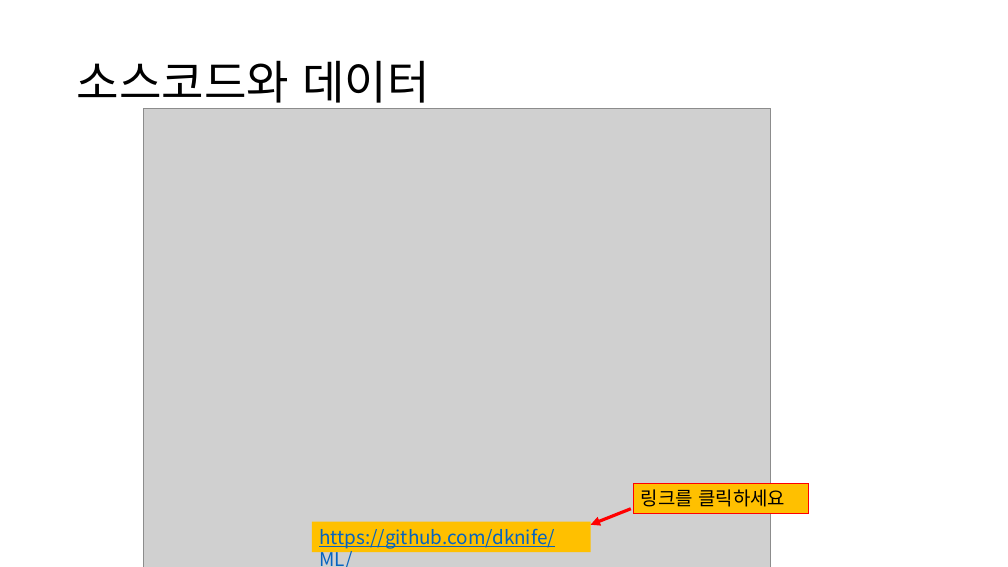
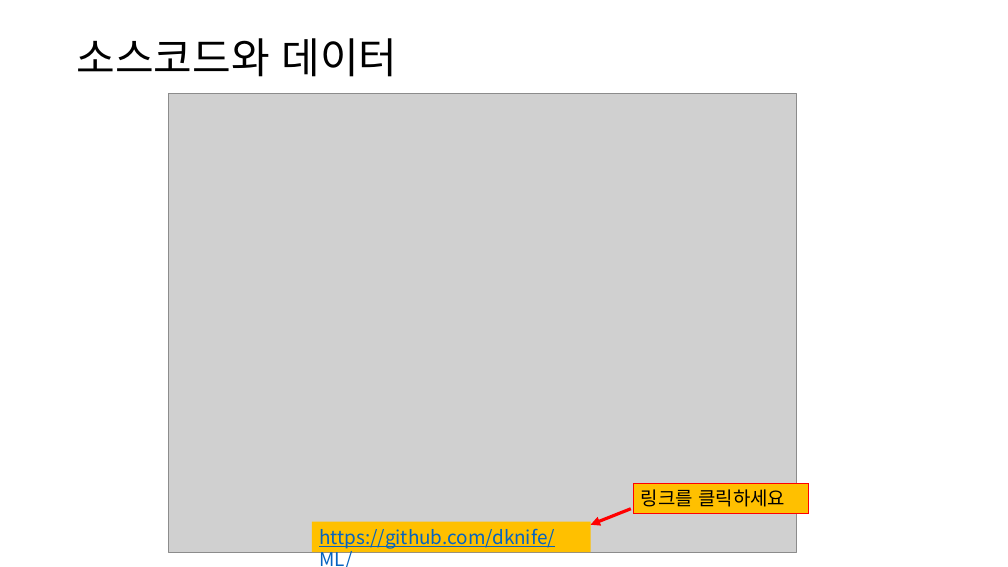
Before and after one commit to dknife/2022MLClass, a slide deck: slide 6 of LectureNotes/00_으뜸 머신러닝_강의자안내서.pptx. Drawn at 1008x567 pixels with LibreOffice and Linux fonts; fonts in the diff are those of the drawing; grey boxes stand for pictures. Boxes give left, top, right and bottom in pixels: in the first picture for what was removed or moved away, otherwise in the second. Text is boxed around its words. In the diff, an @@ line names an element or a change of style, - is before the commit and + after.

```diff
--- a/LectureNotes/00_으뜸 머신러닝_강의자안내서.pptx
+++ b/LectureNotes/00_으뜸 머신러닝_강의자안내서.pptx
@@ title "소스코드와 데이터" at bbox=[77, 38, 398, 77]: size 44 to 40 pt @@
@@ picture: place and size @@
-picture at bbox=[143, 108, 771, 567]
+picture at bbox=[169, 93, 796, 552]
```
Also in this commit, not shown: 7 other slides changed, 1 other file.
